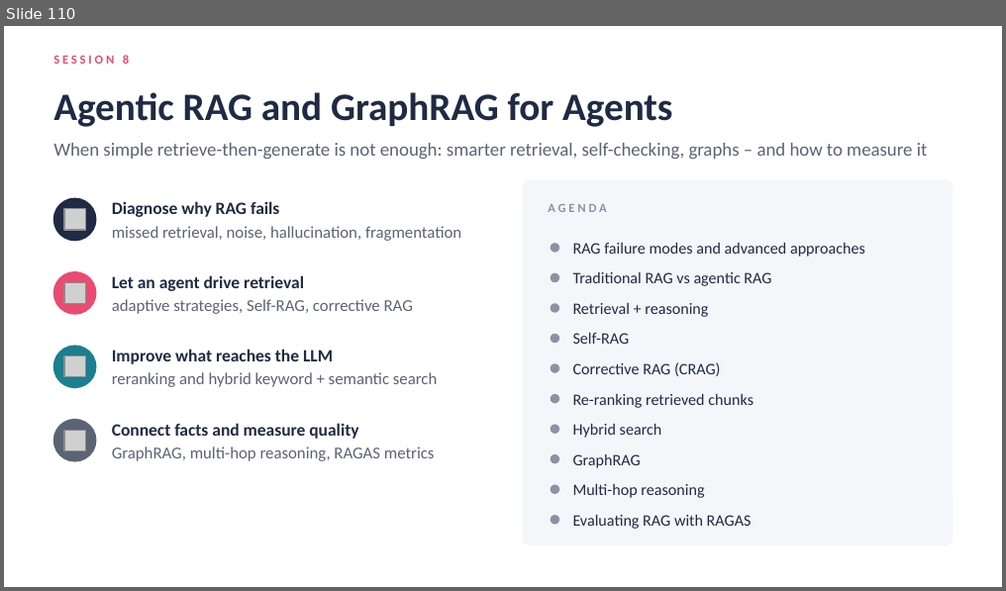
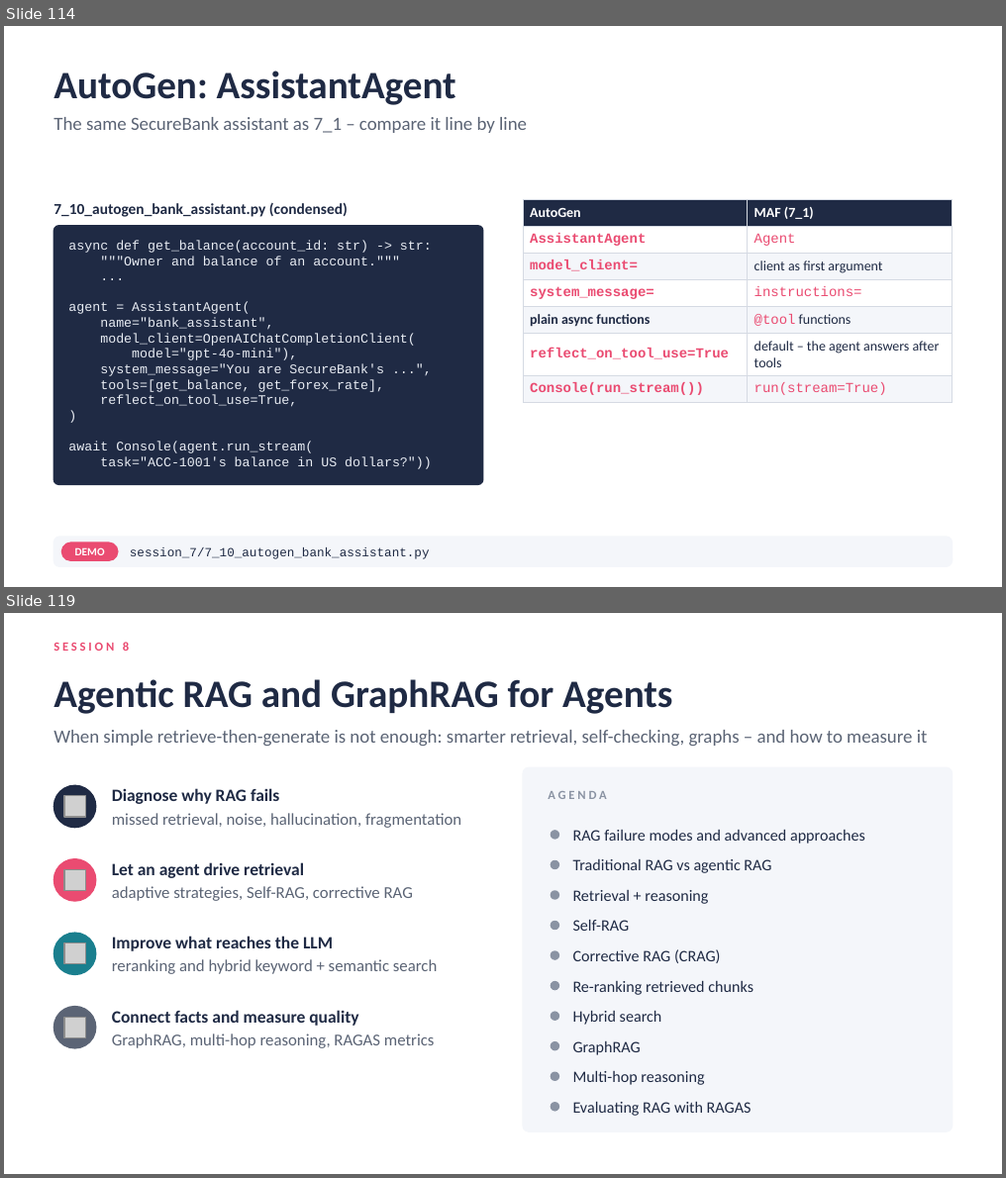
Before and after one commit to atulkahatecdac/agenticai, a slide deck: 16_PGP-Agentic/PGP_Agentic_AI.pptx. Shown one above the other, each under a label of ours: slide 110 before the commit, slides 114 and 119 after it; the slides between them are not shown. The pictures are 1006x591 and 1006x1178 pixels, drawn with LibreOffice and Linux fonts; fonts in the diff are those of the drawing; grey boxes stand for pictures. Boxes give left, top, right and bottom in pixels: in the first picture for what was removed or moved away, otherwise in the second. Text is boxed around its words. In the diff, an @@ line names an element or a change of style, - is before the commit and + after.

```diff
--- a/16_PGP-Agentic/PGP_Agentic_AI.pptx
+++ b/16_PGP-Agentic/PGP_Agentic_AI.pptx
@@ slide 114 added at bbox=[4, 26, 1002, 587], background #FFFFFF @@
@@ title added at bbox=[54, 71, 456, 105], 28 pt, text #1F2A44, bold @@
+AutoGen: AssistantAgent
@@ text added at bbox=[54, 117, 527, 133], 13.5 pt, text #5B6475 @@
+The same SecureBank assistant as 7_1 – compare it line by line
@@ text added at bbox=[54, 202, 348, 217], 11 pt, text #1F2A44, bold @@
+7_10_autogen_bank_assistant.py (condensed)
@@ table added at bbox=[523, 199, 952, 399], 7 rows, 2 columns @@
+AutoGen | MAF (7_1)
+AssistantAgent | Agent
+model_client= | client as first argument
+system_message= | instructions=
+plain async functions | @tool functions
+reflect_on_tool_use=True | default – the agent answers after tools
+Console(run_stream()) | run(stream=True)
@@ rounded rectangle added at bbox=[54, 226, 483, 485], fill #1F2A44, outline #1F2A44 1 pt @@
@@ text added at bbox=[68, 240, 432, 470], 9.5 pt, text #E8ECF3 @@
+async def get_balance(account_id: str) -> str:
+"""Owner and balance of an account."""
+...
+agent = AssistantAgent(
+name="bank_assistant",
+model_client=OpenAIChatCompletionClient(
+model="gpt-4o-mini"),
+system_message="You are SecureBank's ...",
+tools=[get_balance, get_forex_rate],
+reflect_on_tool_use=True,
+)
+await Console(agent.run_stream(
+task="ACC-1001's balance in US dollars?"))
@@ rounded rectangle added at bbox=[54, 537, 952, 567], fill #F4F6FA, outline #F4F6FA 1 pt @@
@@ rounded rectangle added at bbox=[61, 543, 118, 561], fill #EA4B71, outline #EA4B71 1 pt @@
@@ text added at bbox=[75, 548, 105, 556], 8 pt, text #FFFFFF, bold @@
+DEMO
@@ text added at bbox=[130, 548, 430, 560], 9 pt, text #1F2A44 @@
+session_7/7_10_autogen_bank_assistant.py
@@ what was slide 110 is now slide 119 @@
```
Also in this commit, not shown: 4 slides changed, 18 other slides added, 10 slides removed, 31 other files.
